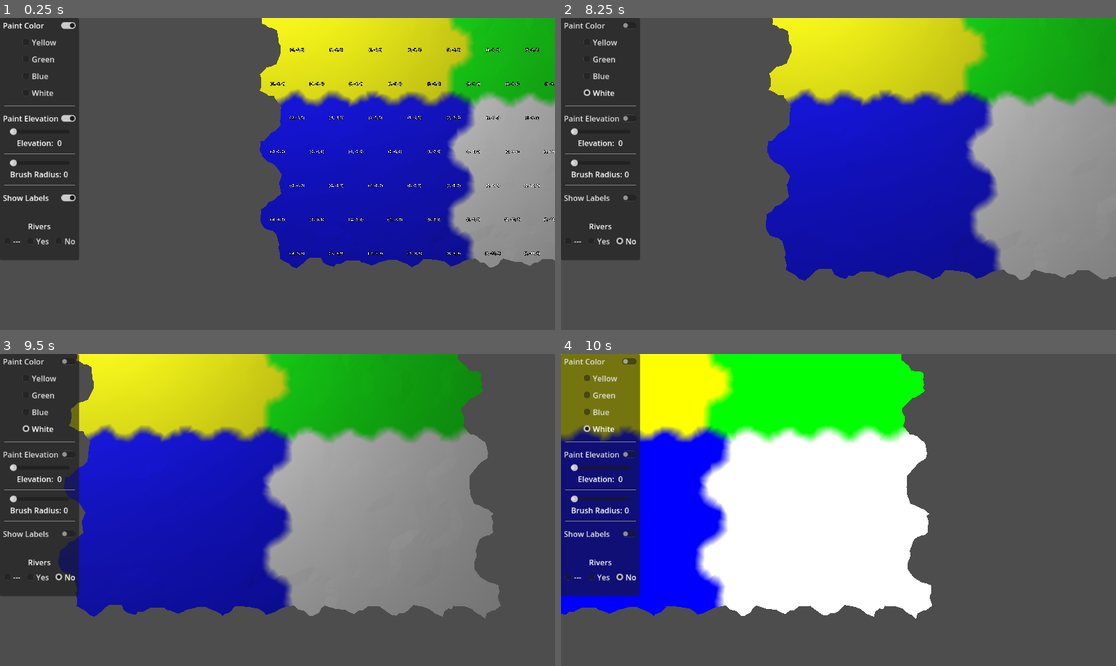
Above: before the commit, frames 1-4 (two rows, left to right).
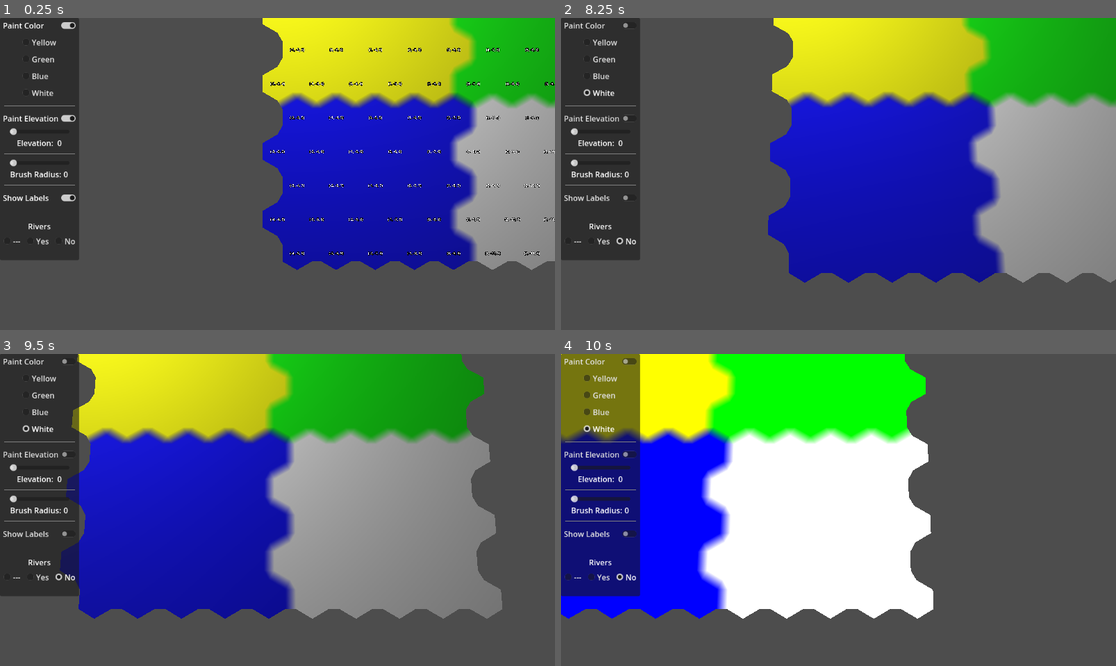
Above: after the commit, the same moments.

Repository: davepruitt/hex_map_godot
Game: Godot game, scene res://main.tscn
Two runs of this game, one before a commit and one after it. Both use one fixed random seed, a clock stepped at 60 frames per second and the inputs below.
Inputs (mouse positions are in pixels of both pictures, inside the frame that each line leads up to):
- Up to frame 1 (0.25 s): no input
- Up to frame 2 (8.25 s): click "Paint Color" at 0.5 s; click "Yellow" at 1.25 s; click "Green" at 2 s; click "Blue" at 2.75 s; click "White" at 3.5 s; click "Paint Elevation" at 4.25 s; click "Show Labels" at 5 s; click "---" at 5.75 s; click "Yes" at 6.5 s; click "No" at 7.25 s; tap Enter at 8 s; move the mouse to (960, 158) at 8.02 s; hold Right (ui_right) from 8.03 s (still down); tap Z at 8.1 s; click (960, 158) at 8.17 s
- Up to frame 3 (9.5 s): release Right (ui_right) at 8.75 s; drag from (166, 525) to (249, 572) at 8.77 s
- Up to frame 4 (10 s): tap Space at 9.5 s; move the mouse to (894, 441) at 9.52 s; hold Right (ui_right) from 9.53 s (still down); tap P at 9.6 s

The runs differ from the first frame. In frame 1, 2.9% of the frame differs, in the area x 46-100%, y 0-81%; in frame 2, 3.3%; in frame 3, 4.0%, in the area x 10-91%, y 0-85%; in frame 4, 3.9%.

Commit message:
Code for triangulating rivers when creating the hex grid mesh. Completed through section 4.2 of tutorial 6.

Diff:
--- a/hex_project_godot/edge_vertices.gd
+++ b/hex_project_godot/edge_vertices.gd
@@ -16,12 +16,13 @@
 
 #region Constructor
 
-func _init(corner1: Vector3, corner2: Vector3) -> void:
+func _init(corner1: Vector3, corner2: Vector3, outer_step: float = 0.25) -> void:
 	v1 = corner1
-	v2 = corner1.lerp(corner2, 0.25)
+	v2 = corner1.lerp(corner2, outer_step)
 	v3 = corner1.lerp(corner2, 0.5)
-	v4 = corner1.lerp(corner2, 0.75)
+	v4 = corner1.lerp(corner2, 1.0 - outer_step)
 	v5 = corner2
+
 
 #endregion
 
--- a/hex_project_godot/hex_mesh.gd
+++ b/hex_project_godot/hex_mesh.gd
@@ -62,14 +62,78 @@
 		center + HexMetrics.get_second_solid_corner(direction)
 	)
 
-	if (cell.has_river_through_edge(direction)):
-		edge_vertices.v3.y = cell.stream_bed_y
-
-	_triangulate_edge_fan(st, center, edge_vertices, cell.hex_color)
+	if (cell.has_river):
+		if (cell.has_river_through_edge(direction)):
+			edge_vertices.v3.y = cell.stream_bed_y
+
+			if (cell.has_river_beginning_or_end):
+				_triangulate_with_river_begin_or_end(st, direction, cell, center, edge_vertices)
+			else:
+				_triangulate_with_river(st, direction, cell, center, edge_vertices)
+	else:
+		_triangulate_edge_fan(st, center, edge_vertices, cell.hex_color)
 
 	#Add connections to other hex cells
 	if (direction <= HexDirectionsClass.HexDirections.SE):
 		_triangulate_connection(st, direction, cell, edge_vertices)
+
+func _triangulate_with_river_begin_or_end (st: SurfaceTool,
+	direction: HexDirectionsClass.HexDirections, cell: HexCell,
+	center: Vector3, e: EdgeVertices) -> void:
+
+	# In this case, we want to terminate the channel at the center,
+	# but still use two steps to get there. So again we create a middle edge
+	# between the center and edge. Because we do want to terminate the channel,
+	# it is fine that it gets pinched.
+
+	var m: EdgeVertices = EdgeVertices.new(
+		center.lerp(e.v1, 0.5),
+		center.lerp(e.v5, 0.5)
+	)
+
+	#Set the middle vertex to the stream bed height. But the center should not be adjusted.
+	m.v3.y = e.v3.y
+
+	#Triangulate with a single edge strip and a fan.
+	_triangulate_edge_strip(st, m, cell.hex_color, e, cell.hex_color)
+	_triangulate_edge_fan(st, center, m, cell.hex_color)
+
+func _triangulate_with_river (st: SurfaceTool,
+	direction: HexDirectionsClass.HexDirections, cell: HexCell,
+	center: Vector3, e: EdgeVertices) -> void:
+
+	# To create a channel straight across the cell part,
+	# we have to stretch the center into a line.
+	# This line needs to have the same width as the channel.
+	# We can find the left vertex by moving ¼ of the way from the center
+	# to the first corner of the previous part.
+	# Likewise for the right vertex. In this case, we need the second corner of the next part.
+
+	var previous_direction: HexDirectionsClass.HexDirections = HexDirectionsClass.previous(direction)
+	var next_direction: HexDirectionsClass.HexDirections = HexDirectionsClass.next(direction)
+	var center_l: Vector3 = center + HexMetrics.get_first_solid_corner(previous_direction) * 0.25
+	var center_r: Vector3 = center + HexMetrics.get_second_solid_corner(next_direction) * 0.25
+
+	#The middle line can be found by creating edge vertices between the center and edge.
+	var m: EdgeVertices = EdgeVertices.new(
+		center_l.lerp(e.v1, 0.5),
+		center_r.lerp(e.v5, 0.5),
+		1.0 / 6.0
+	)
+
+	#Adjust the middle vertex of the middle edge, as well as the center,
+	#so they become channel bottoms.
+	center.y = e.v3.y
+	m.v3.y = e.v3.y
+
+	#Fill the space between the middle and edge lines.
+	_triangulate_edge_strip(st, m, cell.hex_color, e, cell.hex_color)
+
+	#Second section of trapezoid
+	_add_perturbed_triangle(st, center_l, m.v2, m.v1, cell.hex_color, cell.hex_color, cell.hex_color)
+	_add_perturbed_quad(st, center_l, center, m.v2, m.v3, cell.hex_color, cell.hex_color, cell.hex_color, cell.hex_color)
+	_add_perturbed_quad(st, center, center_r, m.v3, m.v4, cell.hex_color, cell.hex_color, cell.hex_color, cell.hex_color)
+	_add_perturbed_triangle(st, center_r, m.v5, m.v4, cell.hex_color, cell.hex_color, cell.hex_color)
 
 func _add_triangle (st: SurfaceTool, v1: Vector3, v2: Vector3, v3: Vector3, c1: Color, c2: Color, c3: Color) -> void:
 	#Set the color for the vertex, and then add the vertex
--- a/hex_project_godot/hex_metrics.gd
+++ b/hex_project_godot/hex_metrics.gd
@@ -29,13 +29,13 @@
 
 const VERTICAL_TERRACE_STEP_SIZE: float = 1.0 / float(TERRACES_PER_SLOPE + 1)
 
-const CELL_PERTURB_STRENGTH: float = 0.1
+const CELL_PERTURB_STRENGTH: float = 0.0 #0.1
 
 const CELL_PERTURB_POSITION_MULTIPLIER: float = 100.0
 
 const NOISE_SCALE: float = 1.0
 
-const ELEVATION_PERTURB_STRENGTH: float = 0.015
+const ELEVATION_PERTURB_STRENGTH: float = 0.0 #0.015
 
 const CHUNK_SIZE_X: int = 5
 
